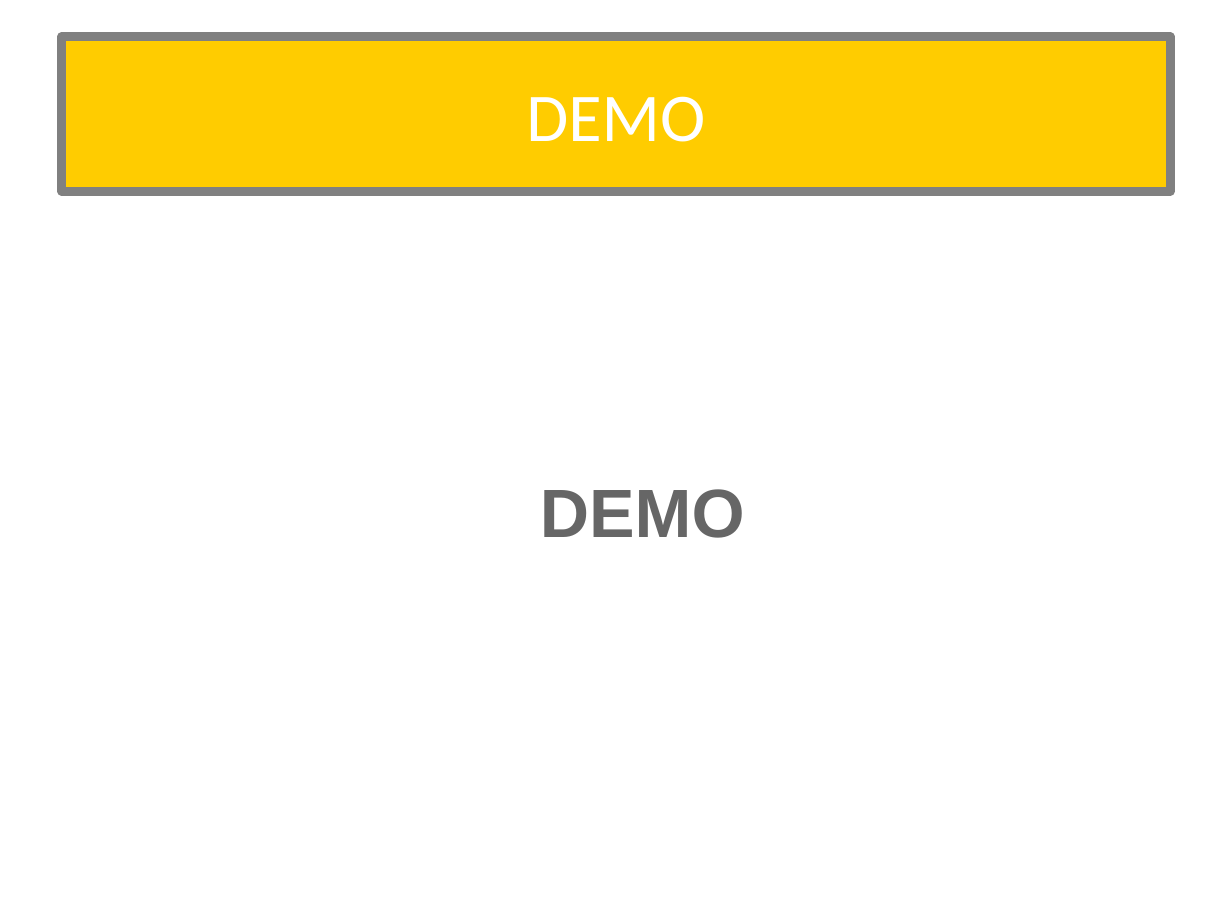
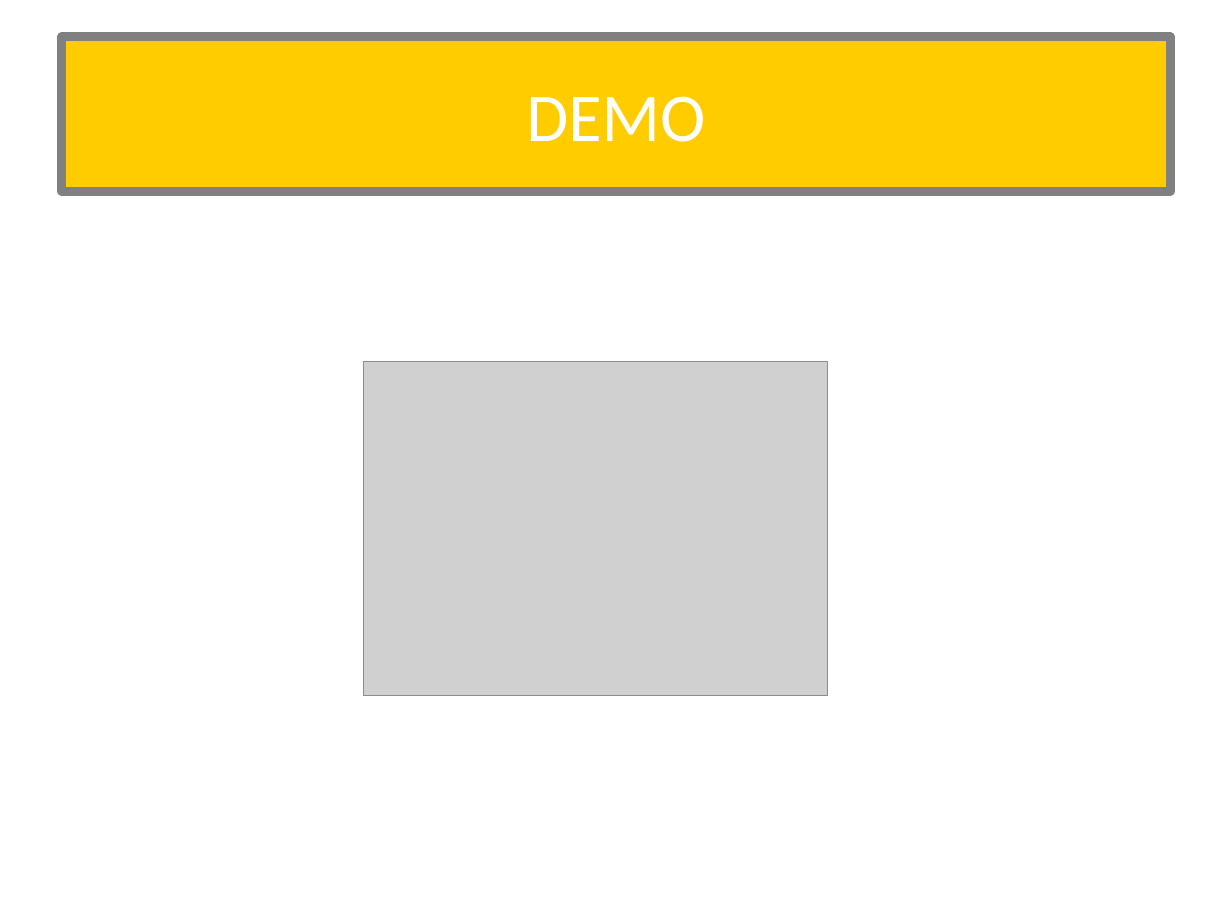
Before and after one commit to mady4ever/ProxyCmd, a slide deck: slide 16 of BootCampPrese.odp. Drawn at 1232x924 pixels with LibreOffice and Linux fonts; fonts in the diff are those of the drawing; grey boxes stand for pictures. Boxes give left, top, right and bottom in pixels: in the first picture for what was removed or moved away, otherwise in the second. Text is boxed around its words. In the diff, an @@ line names an element or a change of style, - is before the commit and + after.

```diff
--- a/BootCampPrese.odp
+++ b/BootCampPrese.odp
@@ picture added at (364, 361, 828, 695) @@
@@ text removed at (540, 489, 745, 538) @@
-DEMO
```
Also in this commit, not shown: 3 other slides changed.
